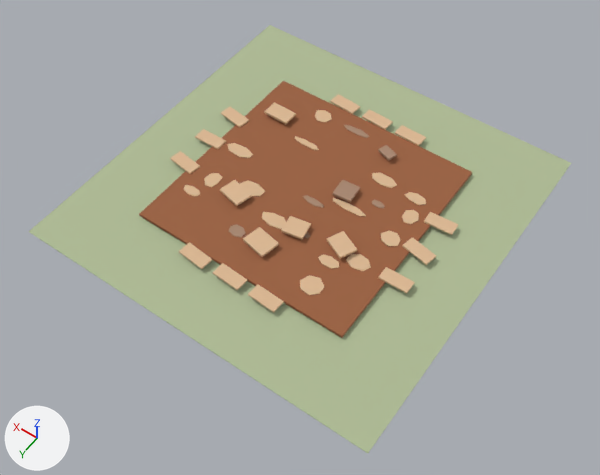
Before and after pictures for a commit that changed the glTF model frontend/public/assets/buildings/roads/ground_road/ground_road_single_damaged.glb.
Camera for both pictures: a 50 mm lens placed at (-2.87, 4.16, 5.84), pointed at (-0.12, 0.32, -0.2). Every picture has the same lights, and +X, +Y and +Z are marked at lower left. The older version comes first. Where no turn or scale is listed for an object, it has been applied to the vertices. Vertices at exactly the same position are counted once.

In view in the first picture: 'SM_clay_shoulder.024', 'SM_clay_shoulder.025', 'SM_clay_shoulder.026', 'SM_clay_shoulder.027', 'SM_clay_shoulder.028', 'SM_clay_shoulder.029', 'SM_clay_shoulder.030', 'SM_clay_shoulder.031', 'SM_clay_shoulder.032', 'SM_clay_shoulder.033', 'SM_clay_shoulder.034', 'SM_clay_shoulder.035', 'SM_road_connected_surface.002', 'SM_road_grass_tile.002' and 26 more.
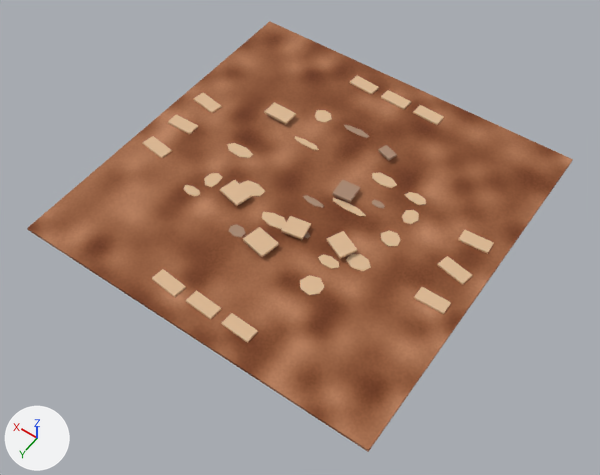
What differs and where, as boxes [x1, y1, x2, y2] in the pictures (600 x 475 px; the box of a moved part takes in the faces that stretch with it):
'SM_road_connected_surface.002', surface changed, rescaled (64% wider, 67% taller)
    before: [139, 81, 472, 338]
    after: [27, 22, 573, 452]
'SM_road_grass_tile.002', deleted
    before: [29, 25, 571, 453]
part 1 of me_sm_road_connected_surface_002, moved or reshaped
    before: [139, 81, 472, 338]
    after: [27, 22, 573, 452]

Diff of the bpy script that builds the scene:
```diff
--- a/frontend/public/assets/buildings/roads/ground_road/ground_road_single_damaged.glb.py
+++ b/frontend/public/assets/buildings/roads/ground_road/ground_road_single_damaged.glb.py
@@ mat_mat_ground_road_surface @@
 n2 = _N.new('ShaderNodeTexImage'); n2.name = 'Image Texture'
 n2.image = img_ground_road_surface
-n3 = _N.new('ShaderNodeUVMap'); n3.name = 'UV Map'
-n3.uv_map = 'UVMap.-01'
 _L.new(n0.outputs[0], n1.inputs[0])  # 'BSDF' to 'Surface'
 _L.new(n2.outputs[0], n0.inputs[0])  # 'Color' to 'Base Color'
-_L.new(n3.outputs[0], n2.inputs[0])  # 'UV' to 'Vector'
@@ me_sm_road_connected_surface_002 @@
-me_sm_road_connected_surface_002.from_pydata(...)  # 8 vertices, 12 faces; spans x -1.1..1.1, y -1.1..1.1, z 0.03..0.05
+me_sm_road_connected_surface_002.from_pydata(...)  # 8 vertices, 12 faces; spans x -1.8..1.8, y -1.8..1.8, z 0.03..0.05
+# me_sm_road_connected_surface_002 part 1: the whole mesh is scaled about its middle by (1.64, 1.64, 1)
+# me_sm_road_connected_surface_002 part 2: texture (UV) coordinates changed
 me_sm_road_connected_surface_002.materials.append(mat_mat_ground_road_surface)
@@ me_cube_030_1 @@
+me_cube_030_1 = me_cube_039.copy(); me_cube_030_1.name = 'Cube.030'  # the mesh of ob_sm_clay_shoulder_032
@@ me_cube_029 @@
+me_cube_029 = me_cube_039.copy(); me_cube_029.name = 'Cube.029'  # the mesh of ob_sm_clay_shoulder_032
@@ me_cube_028 @@
+me_cube_028 = me_cube_039.copy(); me_cube_028.name = 'Cube.028'  # the mesh of ob_sm_clay_shoulder_032
@@ ob_sm_clay_shoulder_024 @@
-ob_sm_clay_shoulder_024 = bpy.data.objects.new('SM_clay_shoulder.024', me_cube_031)
+ob_sm_clay_shoulder_024 = bpy.data.objects.new('SM_clay_shoulder.024', me_cube_028)
 ob_sm_clay_shoulder_024.location = (-1.17, -0.38, 0.063)
@@ ob_sm_clay_shoulder_025 @@
-ob_sm_clay_shoulder_025 = bpy.data.objects.new('SM_clay_shoulder.025', me_cube_032)
+ob_sm_clay_shoulder_025 = bpy.data.objects.new('SM_clay_shoulder.025', me_cube_029)
 ob_sm_clay_shoulder_025.location = (-1.17, 0.0, 0.063)
@@ ob_sm_clay_shoulder_026 @@
-ob_sm_clay_shoulder_026 = bpy.data.objects.new('SM_clay_shoulder.026', me_cube_033)
+ob_sm_clay_shoulder_026 = bpy.data.objects.new('SM_clay_shoulder.026', me_cube_030_1)
 ob_sm_clay_shoulder_026.location = (-1.17, 0.38, 0.063)
@@ ob_sm_clay_shoulder_027 @@
-ob_sm_clay_shoulder_027 = bpy.data.objects.new('SM_clay_shoulder.027', me_cube_034)
+ob_sm_clay_shoulder_027 = bpy.data.objects.new('SM_clay_shoulder.027', me_cube_031)
 ob_sm_clay_shoulder_027.location = (1.17, -0.38, 0.063)
@@ ob_sm_clay_shoulder_028 @@
-ob_sm_clay_shoulder_028 = bpy.data.objects.new('SM_clay_shoulder.028', me_cube_035)
+ob_sm_clay_shoulder_028 = bpy.data.objects.new('SM_clay_shoulder.028', me_cube_032)
 ob_sm_clay_shoulder_028.location = (1.17, 0.0, 0.063)
@@ ob_sm_clay_shoulder_029 @@
-ob_sm_clay_shoulder_029 = bpy.data.objects.new('SM_clay_shoulder.029', me_cube_036)
+ob_sm_clay_shoulder_029 = bpy.data.objects.new('SM_clay_shoulder.029', me_cube_033)
 ob_sm_clay_shoulder_029.location = (1.17, 0.38, 0.063)
@@ ob_sm_clay_shoulder_030 @@
-ob_sm_clay_shoulder_030 = bpy.data.objects.new('SM_clay_shoulder.030', me_cube_037)
+ob_sm_clay_shoulder_030 = bpy.data.objects.new('SM_clay_shoulder.030', me_cube_034)
 ob_sm_clay_shoulder_030.location = (-0.38, -1.17, 0.063)
@@ ob_sm_clay_shoulder_031 @@
-ob_sm_clay_shoulder_031 = bpy.data.objects.new('SM_clay_shoulder.031', me_cube_038)
+ob_sm_clay_shoulder_031 = bpy.data.objects.new('SM_clay_shoulder.031', me_cube_035)
 ob_sm_clay_shoulder_031.location = (0.0, -1.17, 0.063)
@@ ob_sm_clay_shoulder_032 @@
-ob_sm_clay_shoulder_032 = bpy.data.objects.new('SM_clay_shoulder.032', me_cube_039)
+ob_sm_clay_shoulder_032 = bpy.data.objects.new('SM_clay_shoulder.032', me_cube_036)
 ob_sm_clay_shoulder_032.location = (0.38, -1.17, 0.063)
@@ ob_sm_clay_shoulder_033 @@
-ob_sm_clay_shoulder_033 = bpy.data.objects.new('SM_clay_shoulder.033', me_cube_040)
+ob_sm_clay_shoulder_033 = bpy.data.objects.new('SM_clay_shoulder.033', me_cube_037)
 ob_sm_clay_shoulder_033.location = (-0.38, 1.17, 0.063)
@@ ob_sm_clay_shoulder_034 @@
-ob_sm_clay_shoulder_034 = bpy.data.objects.new('SM_clay_shoulder.034', me_cube_041)
+ob_sm_clay_shoulder_034 = bpy.data.objects.new('SM_clay_shoulder.034', me_cube_038)
 ob_sm_clay_shoulder_034.location = (0.0, 1.17, 0.063)
@@ ob_sm_clay_shoulder_035 @@
-ob_sm_clay_shoulder_035 = bpy.data.objects.new('SM_clay_shoulder.035', me_cube_042)
+ob_sm_clay_shoulder_035 = bpy.data.objects.new('SM_clay_shoulder.035', me_cube_039)
 ob_sm_clay_shoulder_035.location = (0.38, 1.17, 0.063)
@@ ob_sm_road_grass_tile_002 @@
-ob_sm_road_grass_tile_002 = bpy.data.objects.new('SM_road_grass_tile.002', me_cube_030)
```
